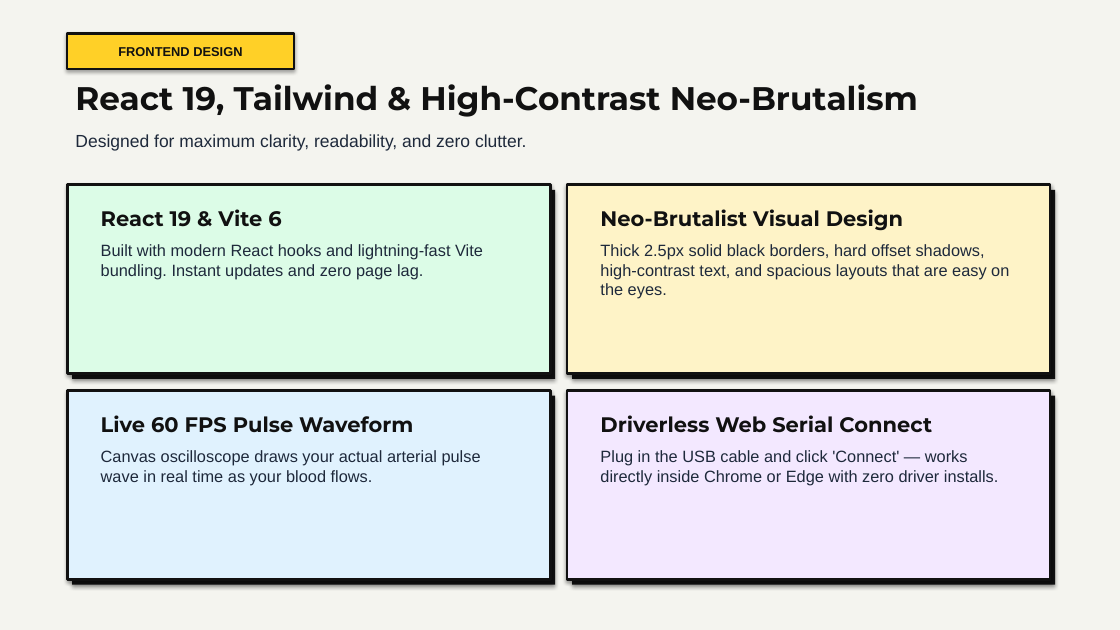
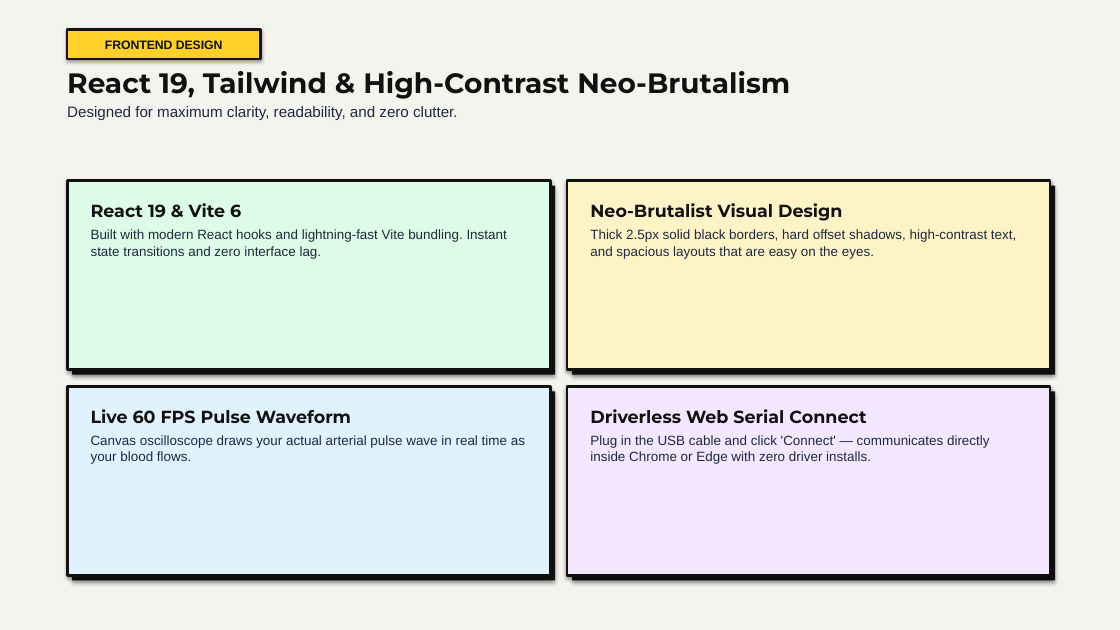
Before and after one commit to diya-1720/CaPsToNe, a slide deck: slide 9 of AWEN_Final_Presentation_AF52.pptx. Drawn at 1120x630 pixels with LibreOffice and Linux fonts; fonts in the diff are those of the drawing. Boxes give left, top, right and bottom in pixels: in the first picture for what was removed or moved away, otherwise in the second. Text is boxed around its words. In the diff, an @@ line names an element or a change of style, - is before the commit and + after.

Commit message:
feat(presentation): refine neo-brutalist slide deck layout and typography scaling
- Add responsive clamp sizing to HTML presentation slides for uniform scaling across displays
- Update python-pptx presentation generation with improved margins and bullet spacing
- Rebuild AWEN_Final_Presentation_AF52.pptx with polished layout and updated stats

```diff
--- a/AWEN_Final_Presentation_AF52.pptx
+++ b/AWEN_Final_Presentation_AF52.pptx
@@ rectangle "FRONTEND DESIGN": place and size @@
-rectangle "FRONTEND DESIGN" at <box>67,34,294,69</box>
+rectangle "FRONTEND DESIGN" at <box>67,29,260,59</box>
@@ rectangle "FRONTEND DESIGN" at <box>67,29,260,59</box>: size 11 to 10.5 pt @@
@@ text at <box>67,71,790,99</box>: size 28 to 24 pt in "React 19, Tailwind & High-Contrast Neo-Brutalism" @@
@@ text "React 19, Tailwind & High-Contrast ...": place and size @@
-text "React 19, Tailwind & High-Contrast ..." at <box>75,84,918,117</box>
+text "React 19, Tailwind & High-Contrast ..." at <box>67,71,790,120</box>
@@ text at <box>67,106,458,120</box>: paragraph added @@
+Designed for maximum clarity, readability, and zero clutter.
@@ text removed at <box>75,134,526,151</box> @@
-Designed for maximum clarity, readability, and zero clutter.
@@ rectangle at <box>67,181,550,370</box>: fill #111111 to #DCFCE7; outline none to #111111 2.5 pt @@
@@ rectangle at <box>72,186,555,375</box>: fill #DCFCE7 to #111111; outline #111111 2.5 pt to none @@
@@ text at <box>91,203,241,217</box>: size 18 to 15 pt in "React 19 & Vite 6" @@
@@ rectangle at <box>567,181,1050,370</box>: fill #111111 to #FEF3C7; outline none to #111111 2.5 pt @@
@@ rectangle at <box>572,186,1055,375</box>: fill #FEF3C7 to #111111; outline #111111 2.5 pt to none @@
@@ text "Neo-Brutalist Visual Design" at <box>590,203,1016,259</box>: size 18 to 15 pt in "Neo-Brutalist Visual Design"; size 14 to 11.5 pt in "Thick 2.5px solid black borders, hard offset ..."; less space between paragraphs @@
@@ text at <box>91,229,507,259</box>: text changed; size 14 to 11.5 pt @@
-Built with modern React hooks and lightning-fast Vite bundling. Instant updates and zero page lag.
+Built with modern React hooks and lightning-fast Vite bundling. Instant state transitions and zero interface lag.
@@ rectangle at <box>67,386,550,576</box>: fill #111111 to #E0F2FE; outline none to #111111 2.5 pt @@
@@ 4 rectangles: place and size @@
-4 rectangles at <box>72,190,1055,585</box>
+4 rectangles at <box>67,181,1050,576</box>
@@ rectangle at <box>567,386,1050,576</box>: fill #111111 to #F3E8FF; outline none to #111111 2.5 pt @@
@@ 4 rectangles: place and size @@
-4 rectangles at <box>67,185,1050,580</box>
+4 rectangles at <box>72,186,1055,581</box>
@@ rectangle at <box>72,392,555,581</box>: fill #E0F2FE to #111111; outline #111111 2.5 pt to none @@
@@ text "Live 60 FPS Pulse Waveform" at <box>91,409,525,464</box>: size 18 to 15 pt in "Live 60 FPS Pulse Waveform"; size 14 to 11.5 pt in "Canvas oscilloscope draws your actual arterial pulse ..."; less space between paragraphs @@
@@ rectangle at <box>572,392,1055,581</box>: fill #F3E8FF to #111111; outline #111111 2.5 pt to none @@
@@ text at <box>590,409,866,424</box>: size 18 to 15 pt in "Driverless Web Serial Connect" @@
@@ text at <box>590,435,990,464</box>: text changed; size 14 to 11.5 pt @@
-Plug in the USB cable and click 'Connect' — works directly inside Chrome or Edge with zero driver installs.
+Plug in the USB cable and click 'Connect' — communicates directly inside Chrome or Edge with zero driver installs.
```
Also in this commit, not shown: 13 other slides changed, 2 other files.
